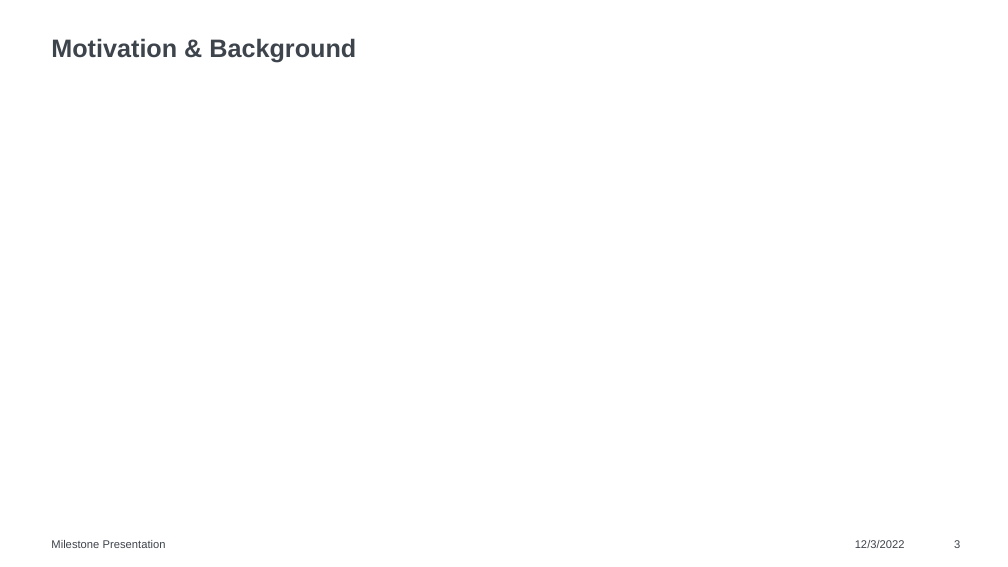
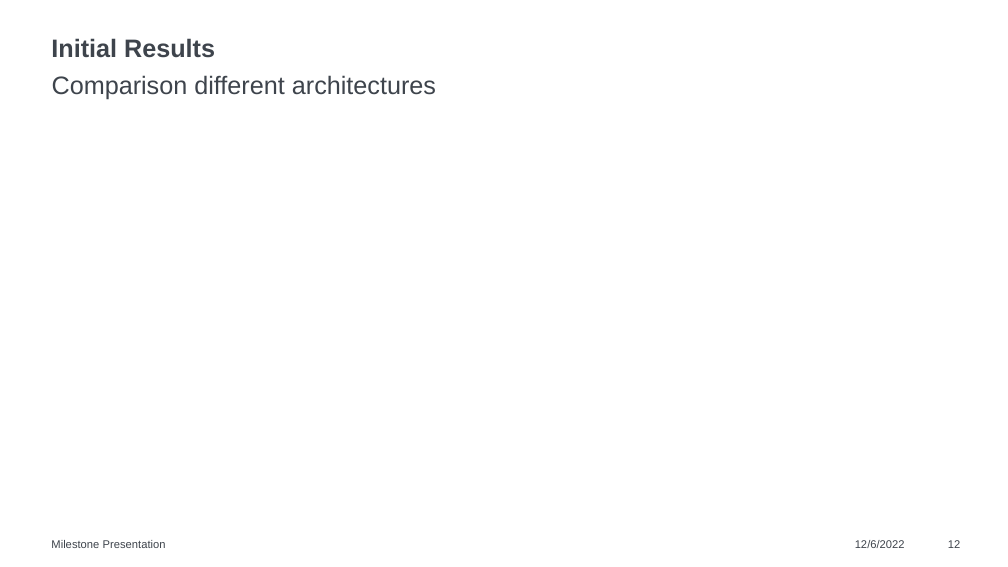
Before and after one commit to raviakash/Human_Activity_Postural_Transition_Recognition, a slide deck: slide 12 of Report/Milestone Presentation.pptx (slide 3 before the commit). Drawn at 1008x567 pixels with LibreOffice and Linux fonts; fonts in the diff are those of the drawing. Boxes give left, top, right and bottom in pixels: in the first picture for what was removed or moved away, otherwise in the second. Text is boxed around its words. In the diff, an @@ line names an element or a change of style, - is before the commit and + after.

```diff
--- a/Report/Milestone Presentation.pptx
+++ b/Report/Milestone Presentation.pptx
@@ title at (x1=51, y1=38, x2=215, y2=58): text changed @@
-Motivation & Background
+Initial Results
@@ text added at (x1=52, y1=75, x2=436, y2=100), 18 pt, text #3E444C @@
+Comparison different architectures
@@ page number at (x1=948, y1=540, x2=960, y2=548): text changed @@
-3
+12
```
Also in this commit, not shown: 8 slides added, 4 other files.
